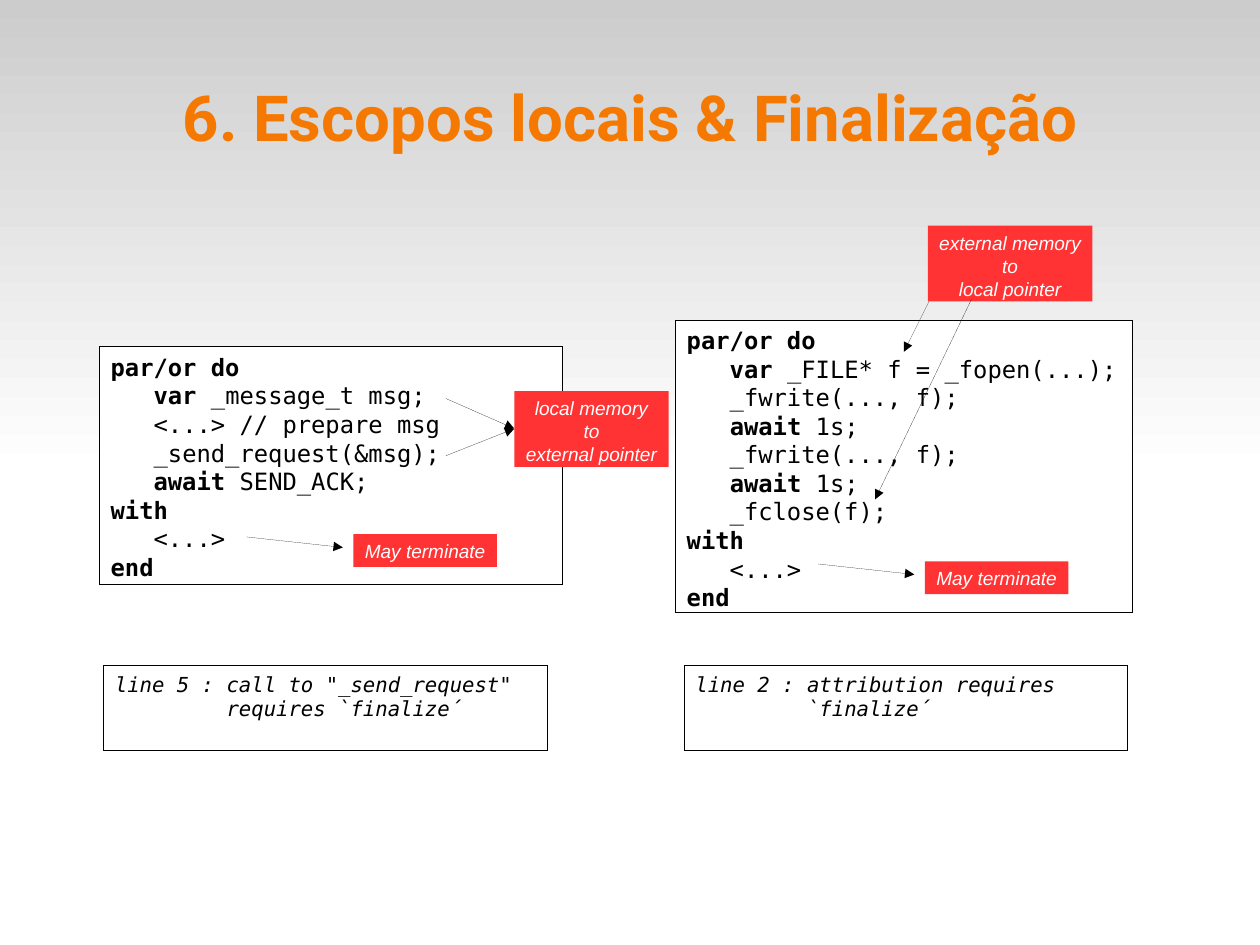
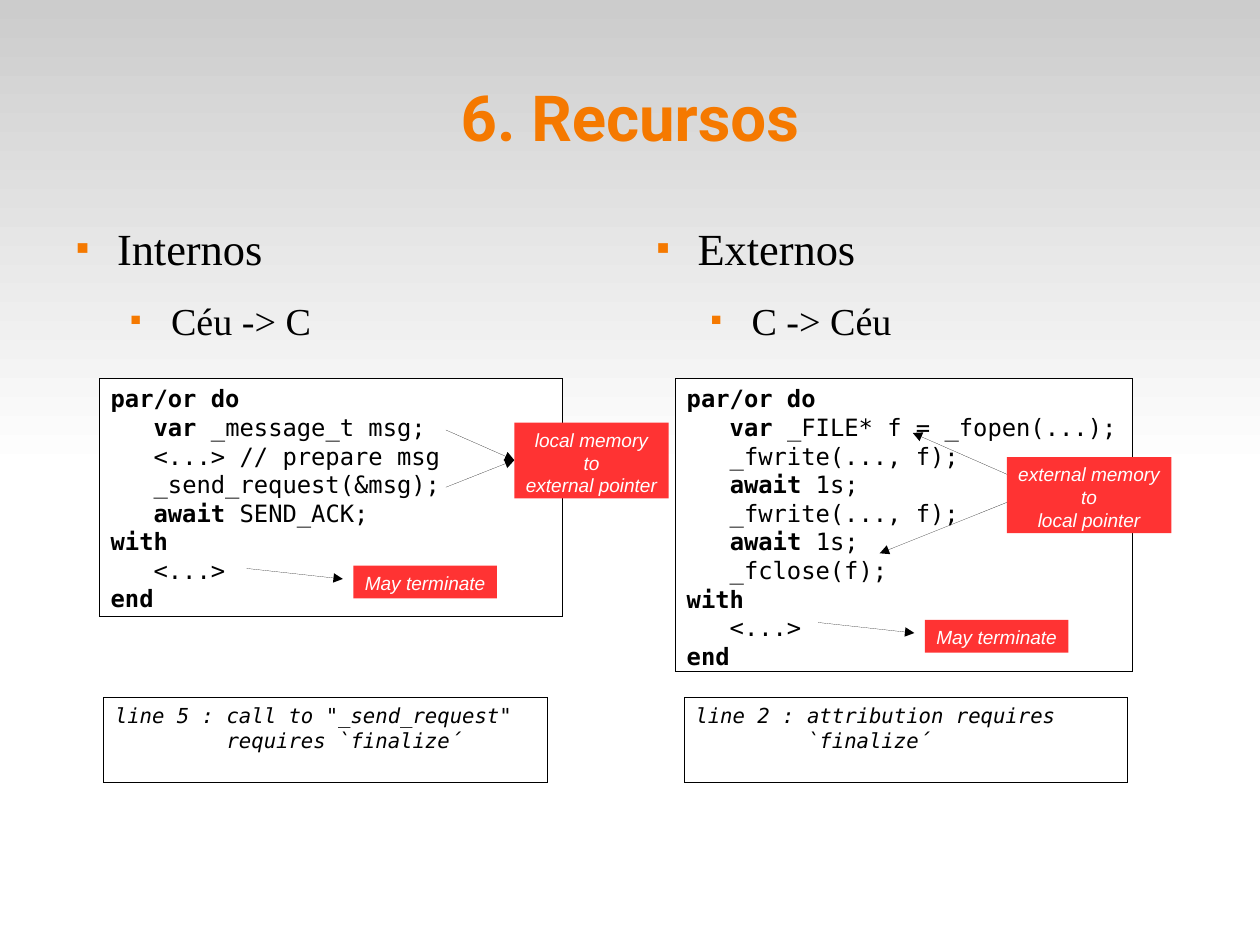
Before and after one commit to fsantanna-uerj/reativos, a slide deck: slide 14 of slides/06_ceu.odp. Drawn at 1260x945 pixels with LibreOffice and Linux fonts; fonts in the diff are those of the drawing. Boxes give left, top, right and bottom in pixels: in the first picture for what was removed or moved away, otherwise in the second. Text is boxed around its words. In the diff, an @@ line names an element or a change of style, - is before the commit and + after.

Commit message:
(>) slides

```diff
--- a/slides/06_ceu.odp
+++ b/slides/06_ceu.odp
@@ title at [461, 95, 799, 142]: text changed @@
-6. Escopos locais & Finalização
+6. Recursos
@@ text added at [117, 236, 311, 336], 28 pt, text #000000 @@
+■ Internos
+  ■ Céu -> C
@@ text added at [698, 236, 891, 336], 28 pt, text #000000 @@
+■ Externos
+  ■ C -> Céu
@@ arrow removed from (933, 295) to (904, 352) @@
@@ arrow moved from (446, 456) - (515, 429) to (446, 430) - (515, 461) @@
@@ arrow moved from (972, 300) - (876, 500) to (1010, 476) - (914, 433) @@
@@ arrow moved from (446, 399) - (515, 429) to (446, 487) - (515, 461) @@
@@ rectangle "external memory": place and size @@
-rectangle "external memory" at [928, 225, 1093, 301]
+rectangle "external memory" at [1007, 457, 1172, 533]
@@ arrow added from (1007, 503) to (880, 553), #000000 0 pt @@
@@ 5 rectangles, 1 arrow: place and size @@
-5 rectangles, 1 arrow at [99, 348, 1129, 751]
+5 rectangles, 1 arrow at [99, 378, 1129, 782]
@@ 2 rectangles, 1 arrow: place and size @@
-2 rectangles, 1 arrow at [676, 320, 1133, 613]
+2 rectangles, 1 arrow at [676, 378, 1133, 671]
```
Also in this commit, not shown: 2 other slides changed, 3 other files.
